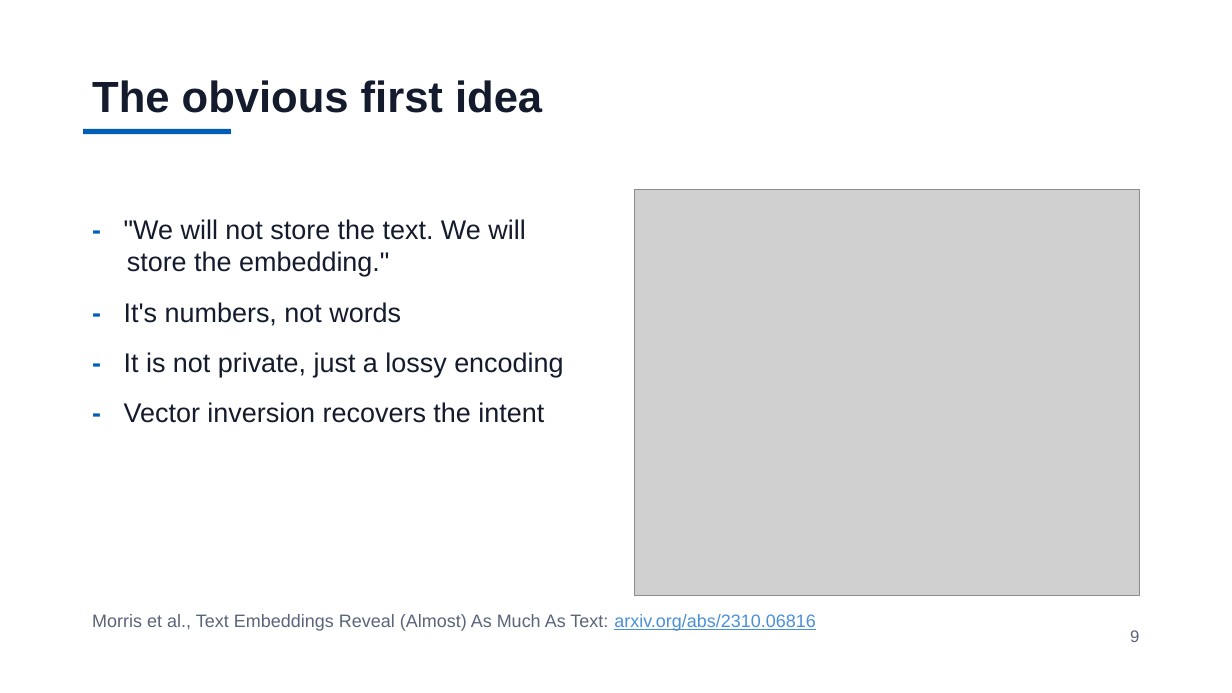
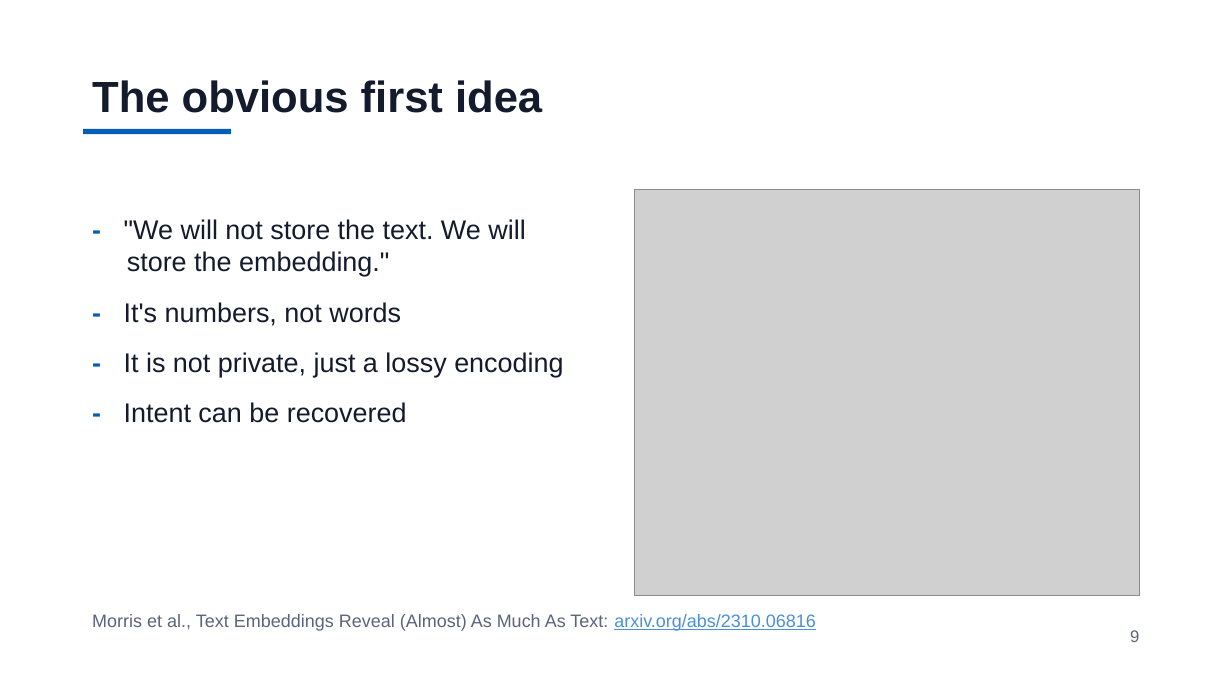
Before and after one commit to jzonthemtn/ldp-for-search, a slide deck: slide 9 of ldp_for_search_slides.pptx. Drawn at 1232x693 pixels with LibreOffice and Linux fonts; fonts in the diff are those of the drawing; grey boxes stand for pictures. Boxes give left, top, right and bottom in pixels: in the first picture for what was removed or moved away, otherwise in the second. Text is boxed around its words. In the diff, an @@ line names an element or a change of style, - is before the commit and + after.

```diff
--- a/ldp_for_search_slides.pptx
+++ b/ldp_for_search_slides.pptx
@@ text at [124,402,407,423]: text changed @@
-- Vector inversion recovers the intent
+- Intent can be recovered
```
Also in this commit, not shown: 21 other slides changed, 1 slide added, 4 other files.
